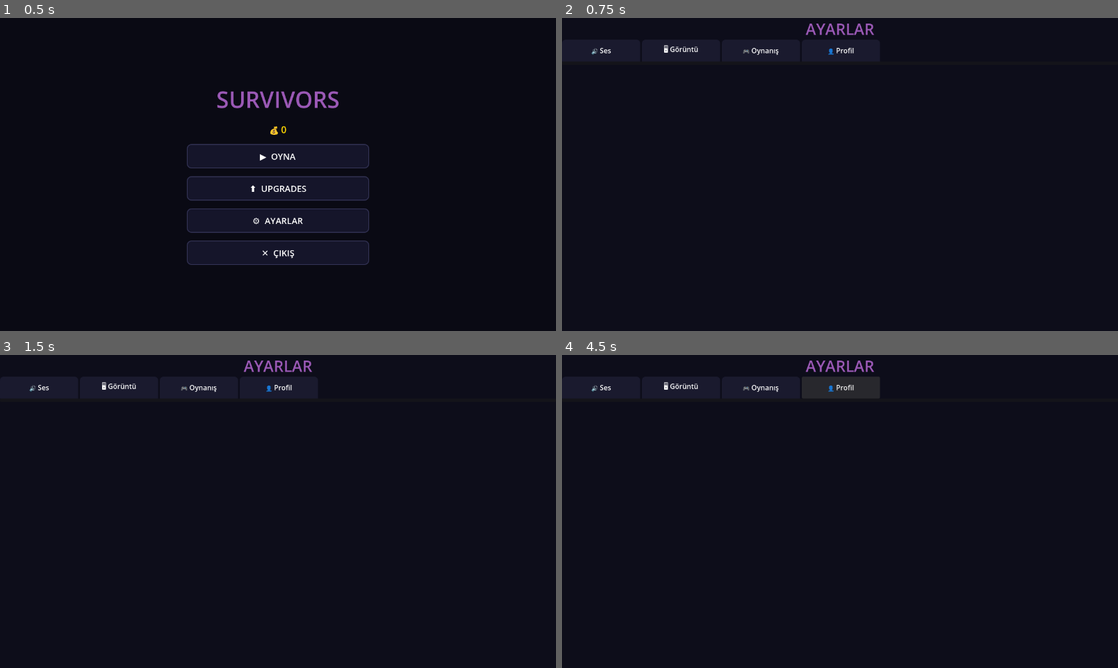
Above: before the commit, frames 1-4 (two rows, left to right).
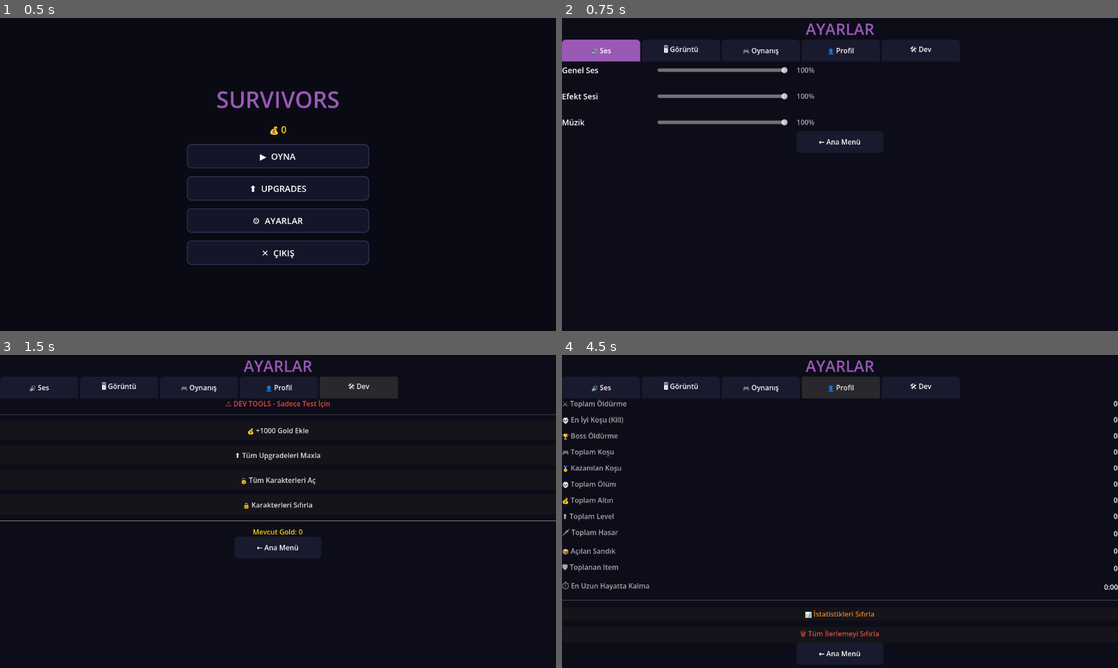
Above: after the commit, the same moments.

Repository: jegy911/survivors-clone
Game: Godot game, scene res://ui/main_menu.tscn
The game is run twice, just before and just after one commit, with the same random seed, the same clock (stepped at 60 frames per second) and the same inputs.
Inputs (mouse positions are in pixels of both pictures, inside the frame that each line leads up to):
- Up to frame 1 (0.5 s): no input
- Up to frame 2 (0.75 s): click "⚙ AYARLAR" at 0.5 s
- Up to frame 3 (1.5 s): click (361, 386) at 1.25 s, where only the run after the commit has a clickable "🛠 Dev"
- Up to frame 4 (4.5 s): click "🔊 Ses" at 2 s; click "🖥 Görüntü" at 2.75 s; click "🎮 Oynanış" at 3.5 s; click "👤 Profil" at 4.25 s

Frame 1 is identical in both runs. In frame 2, 2.3% of the frame differs, in the area x 0-67%, y 6-41%; in frame 3, 2.2%; in frame 4, 1.9%.
Error before the commit: Invalid assignment of property or key 'text' with value of type 'String' on a base object of type 'null instance'. (res://ui/settings.gd:47)

Commit message:
Update settings.tscn

Diff:
--- a/ui/settings.tscn
+++ b/ui/settings.tscn
@@ -34,6 +34,9 @@
 [node name="ProfilTab" type="Button" parent="VBoxContainer/TabRow" unique_id=3012345678]
 layout_mode = 2
 
+[node name="DevToolsTab" type="Button" parent="VBoxContainer/TabRow" unique_id=4098765432]
+layout_mode = 2
+
 [node name="ContentArea" type="VBoxContainer" parent="VBoxContainer" unique_id=1076754020]
 layout_mode = 2
 
